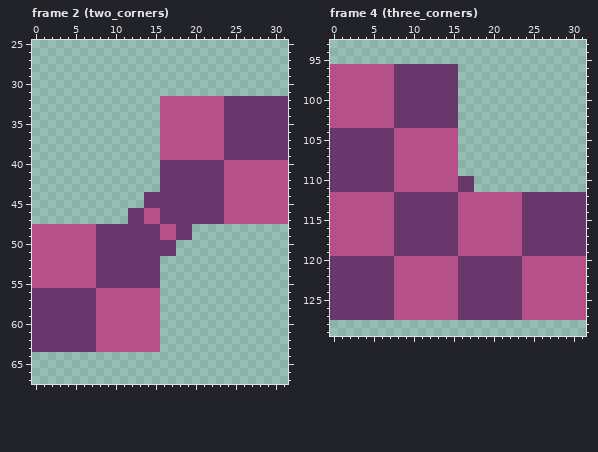
Pixel-art file -- assets/tiles/missing.ase. That is the earlier state.
32x160 pixels, 5 frames. Shown: frame 2 (two_corners): x 0..31, y 25..67; frame 4 (three_corners): x 0..31, y 93..129.
After:
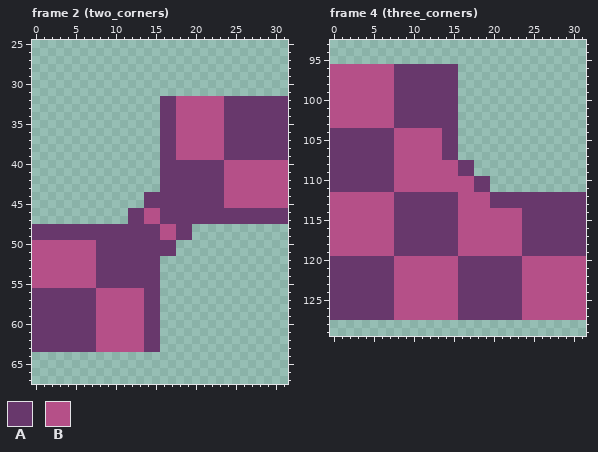
Palette (. is transparent): A #68386c  B #b55088
Change:
--- frame 2 (two_corners)
@@ x 14..19 @@
 31 ......
-32 ..BBBB
-33 ..BBBB
-34 ..BBBB
-35 ..BBBB
-36 ..BBBB
-37 ..BBBB
-38 ..BBBB
-39 ..BBBB
+32 ..AABB
+33 ..AABB
+34 ..AABB
+35 ..AABB
+36 ..AABB
+37 ..AABB
+38 ..AABB
+39 ..AABB
 40 ..AAAA
@@ x 0..31 @@
 45 ..............AAAAAAAAAABBBBBBBB
-46 ............AABBAAAAAAAABBBBBBBB
-47 ............AABBAAAAAAAABBBBBBBB
-48 BBBBBBBBAAAAAAAABBAA............
-49 BBBBBBBBAAAAAAAABBAA............
+46 ............AABBAAAAAAAAAAAAAAAA
+47 ............AABBAAAAAAAAAAAAAAAA
+48 AAAAAAAAAAAAAAAABBAA............
+49 AAAAAAAAAAAAAAAABBAA............
 50 BBBBBBBBAAAAAAAAAA..............
@@ x 12..17 @@
 55 AAAA..
-56 BBBB..
-57 BBBB..
-58 BBBB..
-59 BBBB..
-60 BBBB..
-61 BBBB..
-62 BBBB..
-63 BBBB..
+56 BBAA..
+57 BBAA..
+58 BBAA..
+59 BBAA..
+60 BBAA..
+61 BBAA..
+62 BBAA..
+63 BBAA..
 64 ......
--- frame 4 (three_corners)
@@ x 12..25 @@
 103 AAAA..........
-104 BBBB..........
-105 BBBB..........
-106 BBBB..........
-107 BBBB..........
-108 BBBB..........
-109 BBBB..........
-110 BBBBAA........
-111 BBBBAA........
-112 AAAABBBBBBBBAA
-113 AAAABBBBBBBBAA
+104 BBAA..........
+105 BBAA..........
+106 BBAA..........
+107 BBAA..........
+108 BBBBAA........
+109 BBBBAA........
+110 BBBBBBAA......
+111 BBBBBBAA......
+112 AAAABBBBAAAAAA
+113 AAAABBBBAAAAAA
 114 AAAABBBBBBBBAA
Changed places in both pictures, as pixel boxes (x1, y1, x2, y2):
changed: (160, 96, 176, 160)
changed: (224, 208, 288, 224)
changed: (32, 224, 96, 240)
changed: (144, 288, 160, 352)
changed: (442, 128, 522, 208)
